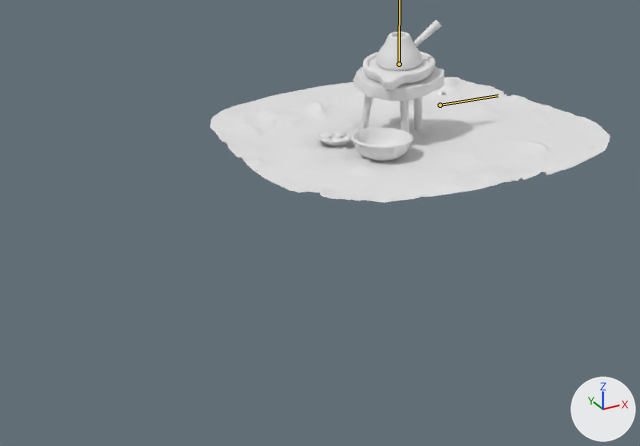
One commit to the FBX model PocketCardsAR/Assets/PocketCards/Models/Argan/Argan.fbx: the scene before it, then after it.
The view is the same before and after, from a 50 mm lens placed at (-0.368, -0.88, 0.403), pointed at (0.147, 0.056, -0.065). The axes (+X, +Y, +Z) are drawn at lower right. The lights are the same throughout. Both versions are drawn at full value of the shape key 'Key 2' of 'Plane.007'; the numbers are the values there. The bones that bend it are drawn over the model as lines.
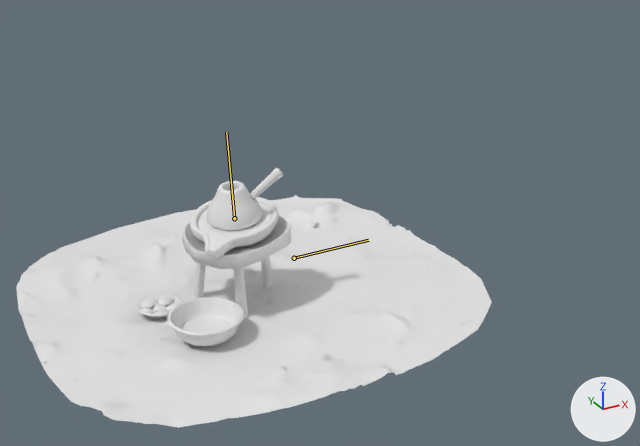
The edits, one by one:
Object 'Armature.005' (bone_rig_object) moves from (0.318, 0.1451, 0.1134) to (0.0, 0.0, 0.0).

What differs and where, as boxes [x1, y1, x2, y2] in the pictures (640 x 446 px):
'Plane.007', posed (19% wider, 42% taller)
    before: [210, 20, 611, 203]
    after: [16, 168, 492, 428]
